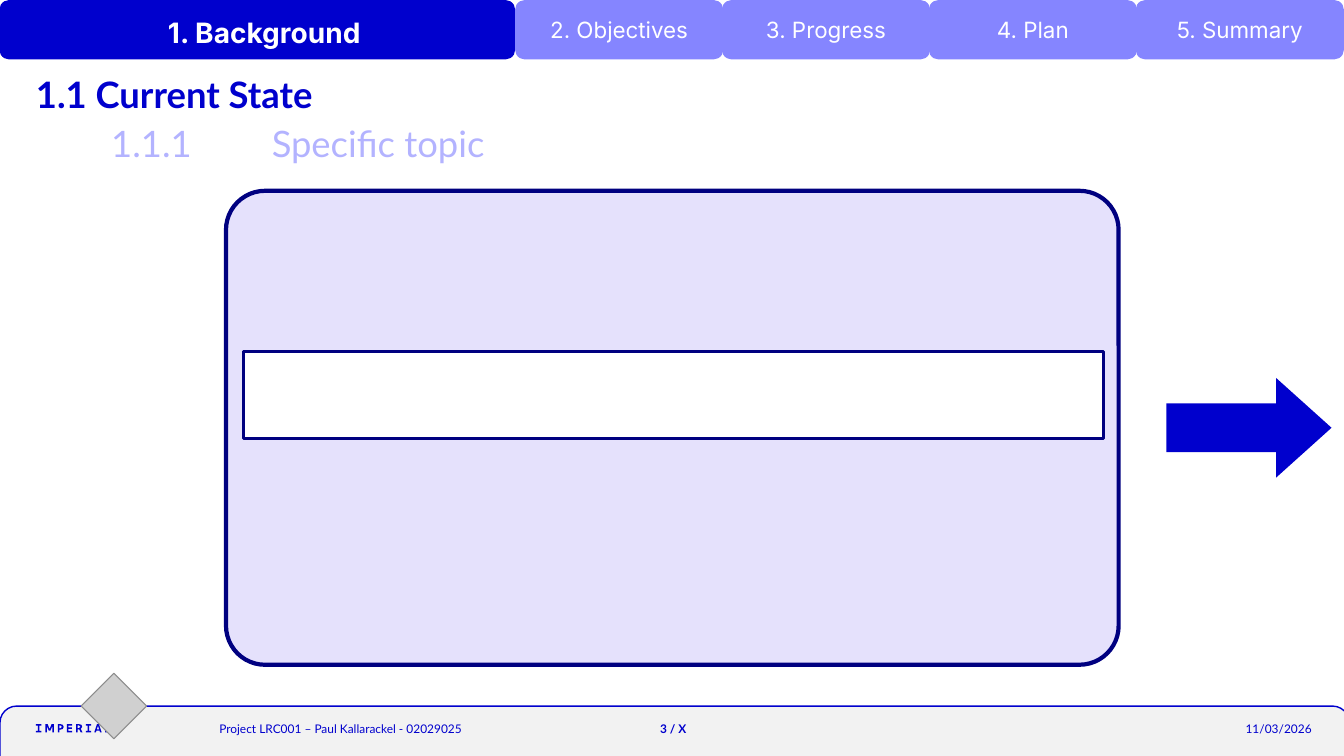
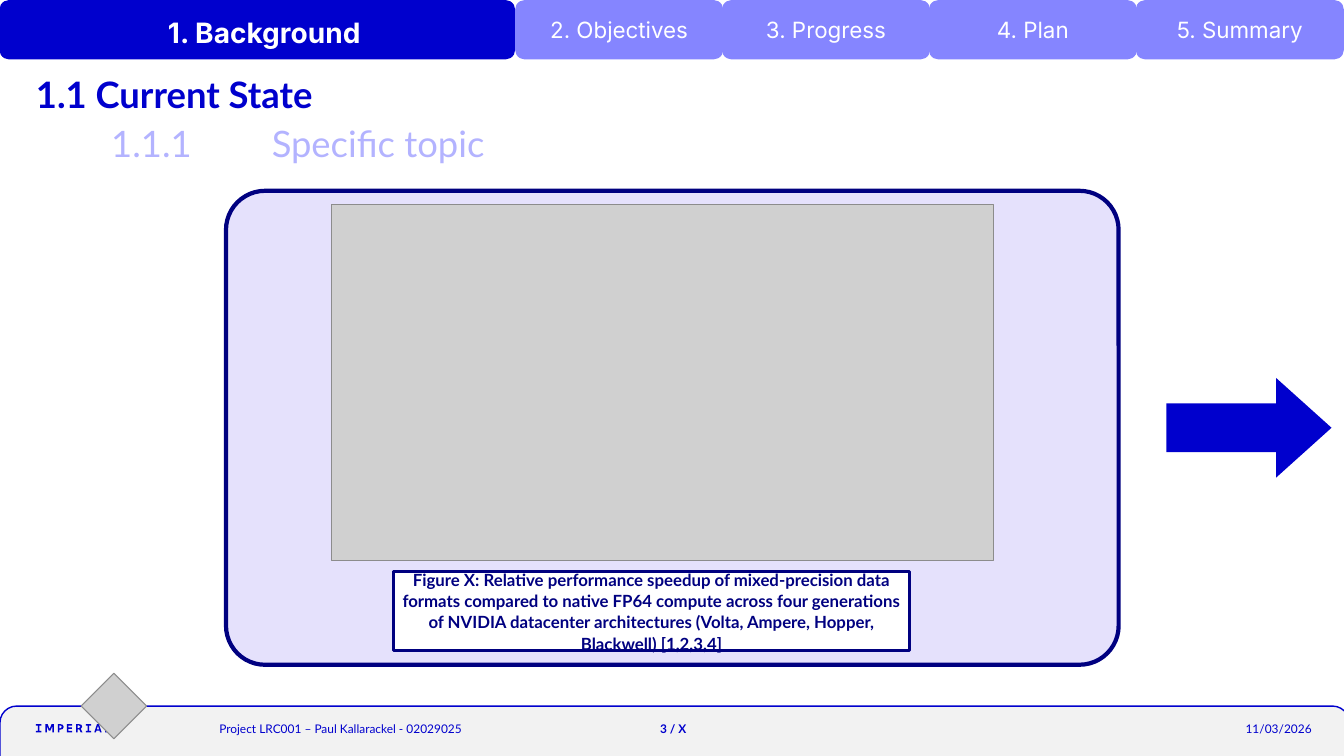
Before and after one commit to krackalackel02/FYP-Interim, a slide deck: slide 3 of Interim.pptm. Drawn at 1344x756 pixels with LibreOffice and Linux fonts; fonts in the diff are those of the drawing; grey boxes stand for pictures. Boxes give left, top, right and bottom in pixels: in the first picture for what was removed or moved away, otherwise in the second. Text is boxed around its words. In the diff, an @@ line names an element or a change of style, - is before the commit and + after.

Commit message:
redid speedup pic

```diff
--- a/Interim.pptm
+++ b/Interim.pptm
@@ picture added at [332,204,994,561] @@
@@ rectangle removed at [244,352,1104,440] @@
@@ rectangle added at [394,572,910,650], fill #FFFFFF, outline #000080 2.25 pt, 12 pt, text #000080, bold @@
+Figure X: Relative performance speedup of mixed-precision data formats compared to native FP64 compute across four generations of NVIDIA datacenter architectures (Volta, Ampere, Hopper, Blackwell) [1,2,3,4]
```
Also in this commit, not shown: 1 other slide changed, 7 other files.
